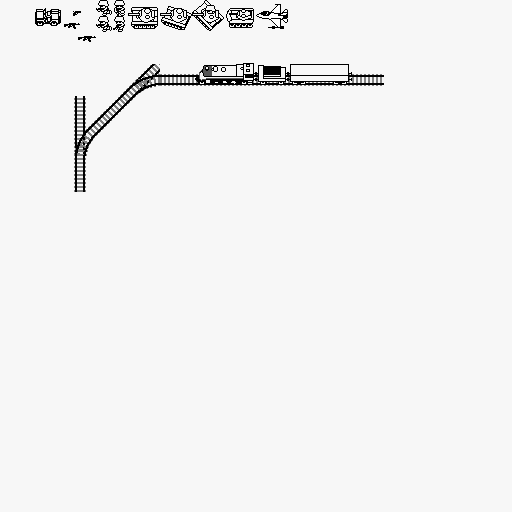
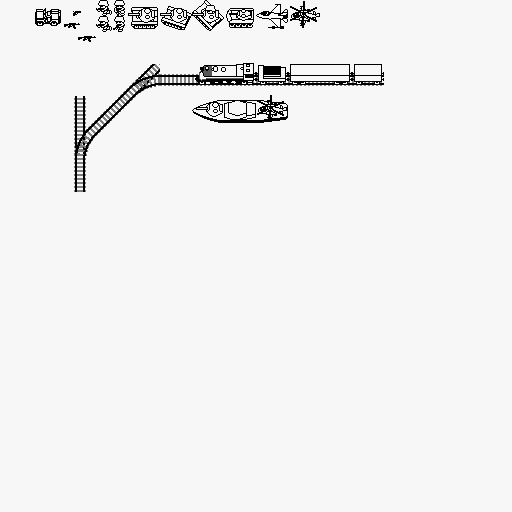
Two versions of the same layered image (512 × 512). Layer-by-layer changes:
painted on "UpperLayer" over [196, 1, 317, 122]
painted on "MiddleLayer" over [192, 6, 384, 123]
